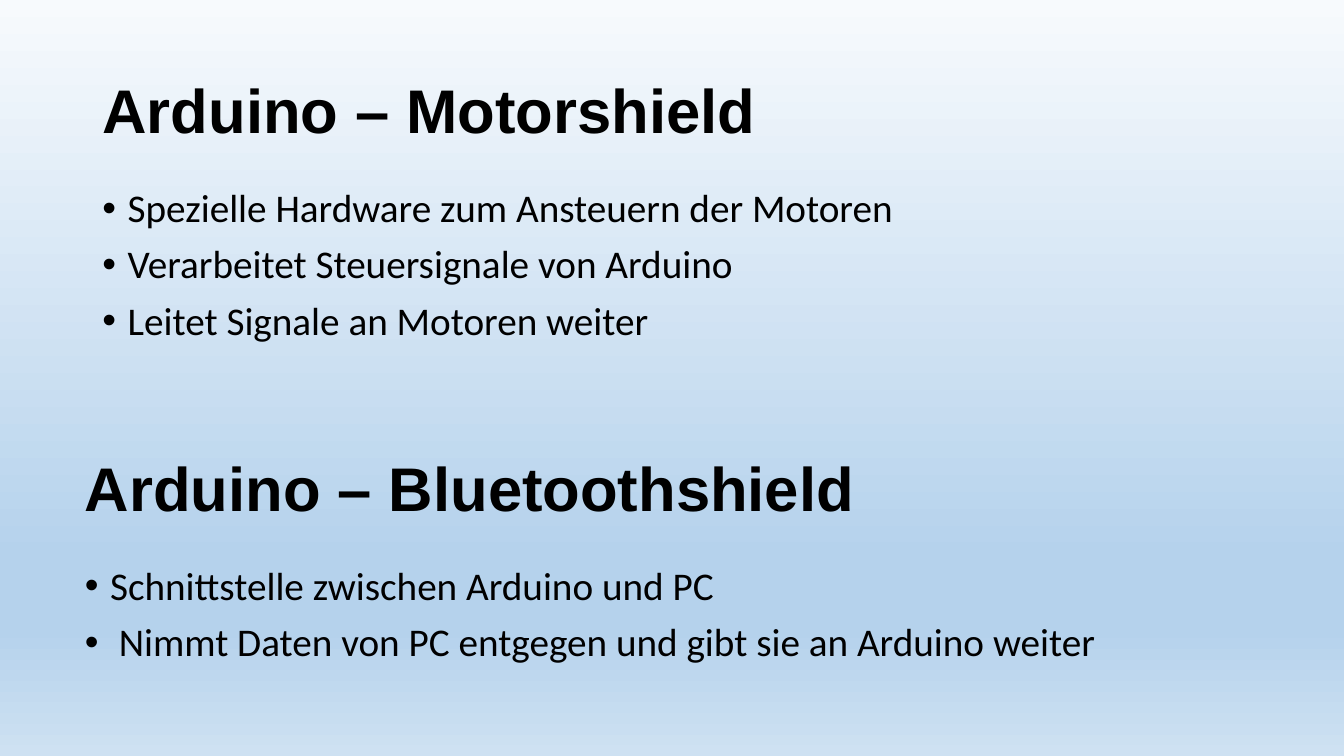
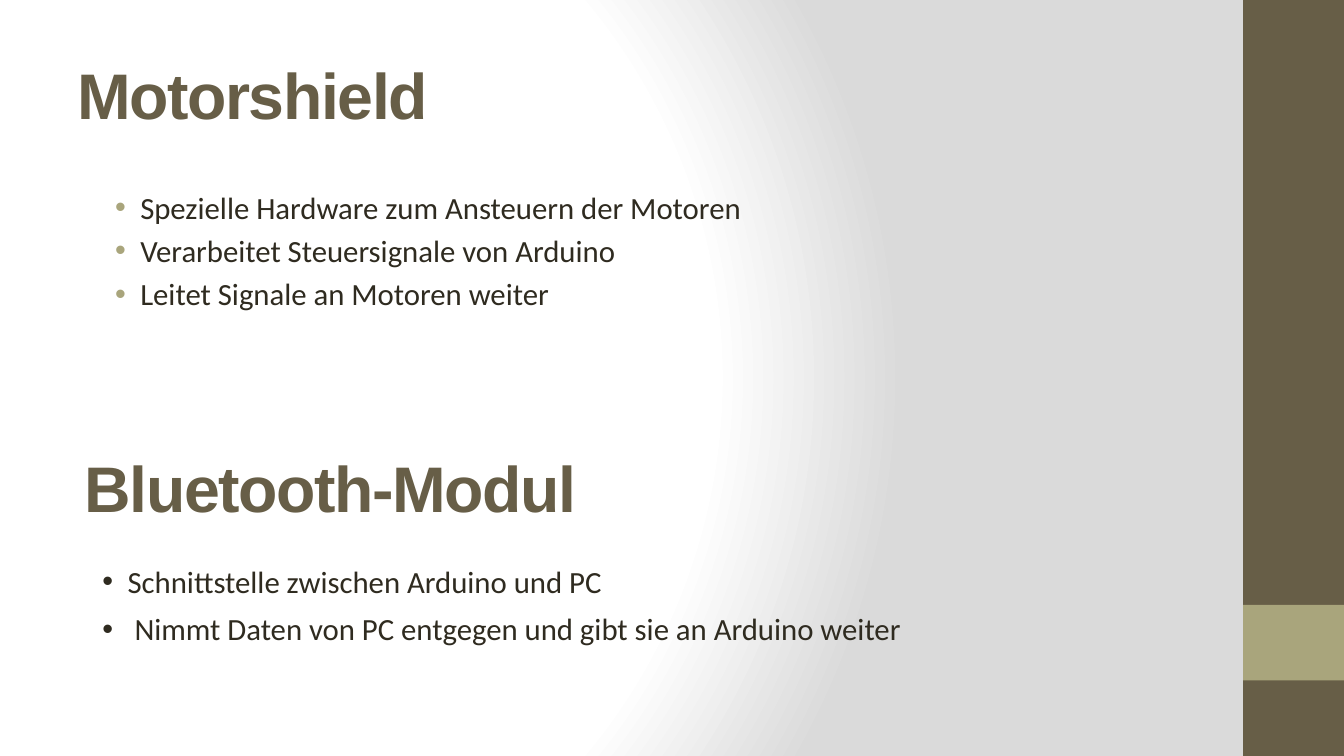
Before and after one commit to LeapMotionRobotTeam/Projekt-Roboter_mit_LeapMotion, a slide deck: slide 11 of Allgemeines/praesentation.pptx. Drawn at 1344x756 pixels with LibreOffice and Linux fonts; fonts in the diff are those of the drawing. Boxes give left, top, right and bottom in pixels: in the first picture for what was removed or moved away, otherwise in the second. Text is boxed around its words. In the diff, an @@ line names an element or a change of style, - is before the commit and + after.

```diff
--- a/Allgemeines/praesentation.pptx
+++ b/Allgemeines/praesentation.pptx
@@ background gradient #F7FAFD to #B5D2EC to #CEE1F2 to gradient #FFFFFF to #DADADA @@
@@ rectangle added at [1243, 0, 1344, 756], fill #675E47 @@
@@ title at [77, 72, 428, 120]: text changed; size 44 to 46 pt; text colour #000000 to #675E47 @@
-Arduino – Motorshield
+Motorshield
@@ text "Spezielle Hardware zum Ansteuern der ..." at [140, 197, 740, 311]: size 28 to 22 pt, text colour #000000 to #2F2B20; indent changed; line spacing 0.9 to 1; less space between paragraphs @@
@@ text at [85, 465, 576, 513]: text changed; size 44 to 46 pt; text colour #000000 to #675E47 @@
-Arduino – Bluetoothshield
+Bluetooth-Modul
@@ text "Schnittstelle zwischen Arduino und PC": place and size @@
-text "Schnittstelle zwischen Arduino und PC" at [110, 572, 1095, 663]
+text "Schnittstelle zwischen Arduino und PC" at [128, 571, 900, 646]
@@ text "Schnittstelle zwischen Arduino und PC" at [128, 571, 900, 646]: size 28 to 22 pt, text colour #000000 to #2F2B20 @@
@@ rectangle added at [1243, 605, 1344, 681], fill #A9A57C @@
```
Also in this commit, not shown: 13 other slides changed, 9 slides added.
